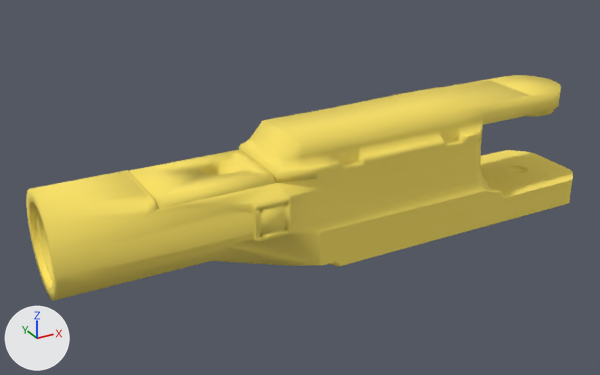
The glTF model RobotModel/Fanuc/M_20iA/Visual/glb/Link4.glb: old version first, new version second.
Rendered twice from a camera (50 mm lens) standing at (0.074, -0.798, 0.399) and looking at (0.525, 0.022, -0.011). The lights are fixed; the arrows at lower left show +X, +Y and +Z. The older version comes first.

In view in the first picture: '/Node_0x7fd4b7a99030/meshId0_name_005-mesh/0', '/Node_0x7fd4b7a99030_001/meshId1_name_004-mesh/0'.
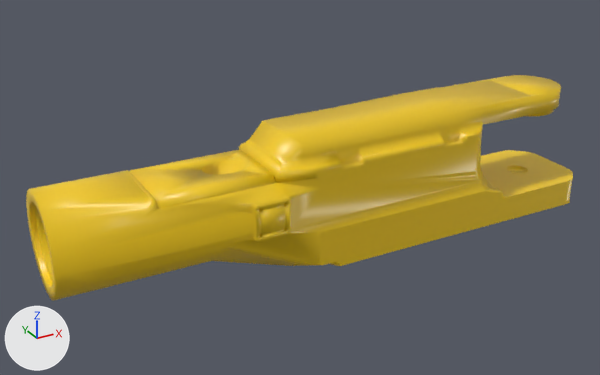
Location of each change, [x1, y1, x2, y2] in pixels of the pictures (600 x 375 px):
'/Node_0x7fd4b7a99030_001/meshId1_name_004-mesh/0', recoloured, surface changed
    both: [26, 137, 573, 301]
'/Node_0x7fd4b7a99030/meshId0_name_005-mesh/0', recoloured, surface changed
    both: [239, 75, 561, 183]

The change in detail:
Material 'link_01_part_000_mtl_001_001-material' (mat_link_01_part_000_mtl_001_001_material) changes colour from yellow #fae265 to yellow #f4cb16; in linear values from (0.96, 0.76, 0.13) to (0.905, 0.597, 0.00802).
In material 'link_01_part_000_mtl_001_001-material' (mat_link_01_part_000_mtl_001_001_material), roughness goes from 1.0 to 0.36.
